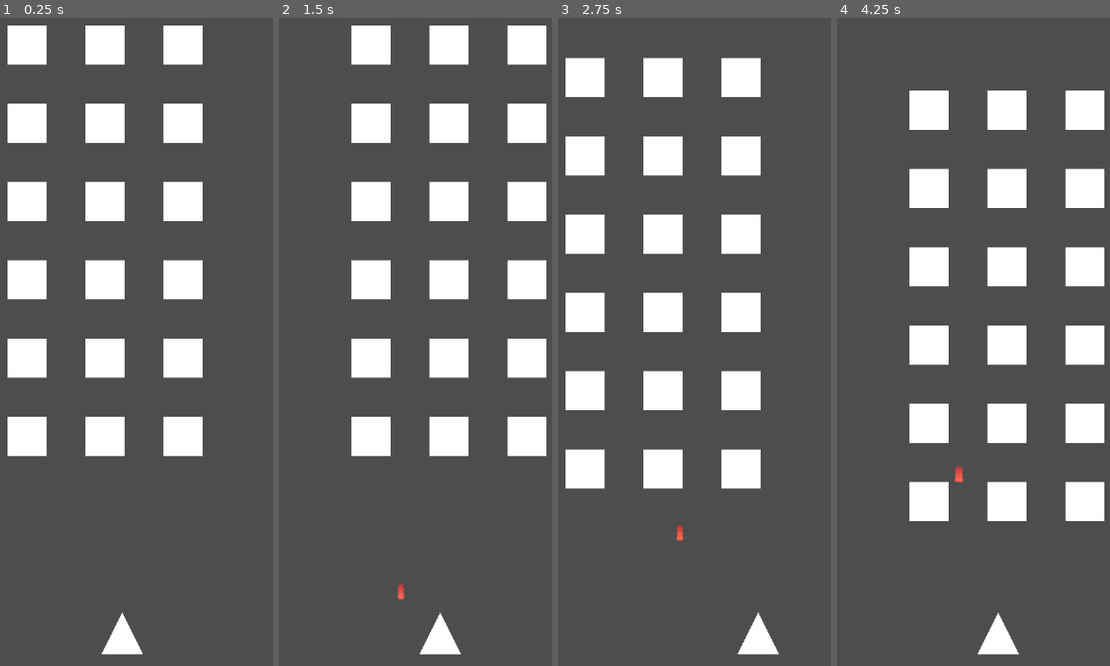
Above: before the commit, frames 1-4 (left to right).
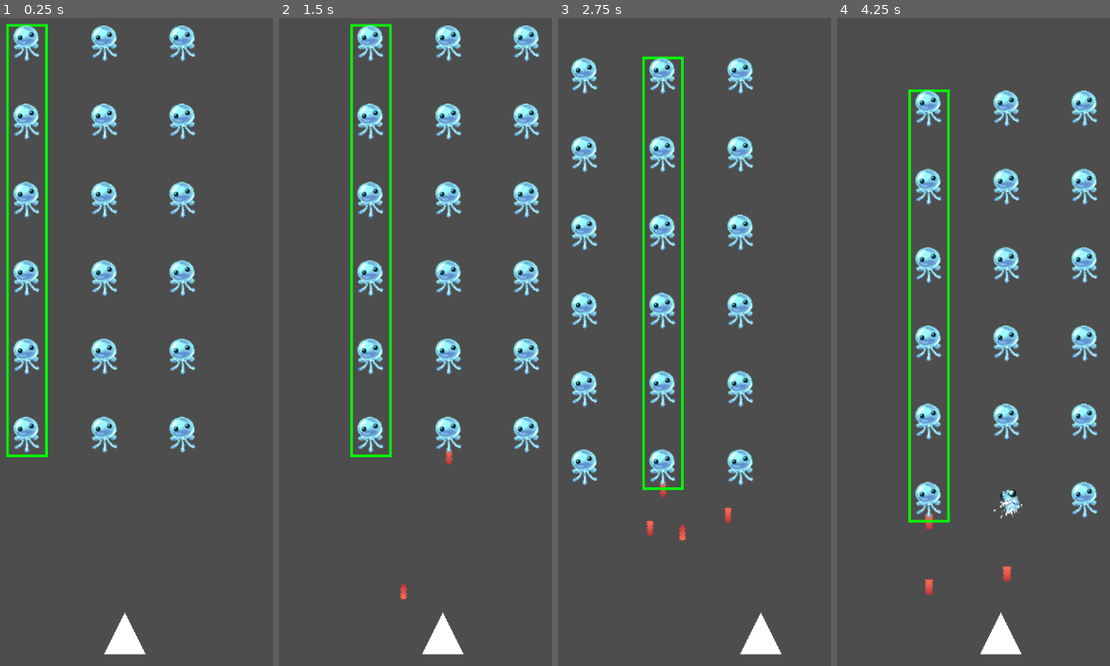
Above: after the commit, the same moments.

Repository: ElectricMolasses/CuteSpaceInvadersAssailedByBelligerentMan
Game: Godot game, scene res://cute_space_invaders_assailed_by_belligerent_man.tscn
Two runs of this game, one before a commit and one after it. Both use one fixed random seed, a clock stepped at 60 frames per second and the inputs below. Before the commit the project has no main scene; this scene is started directly in both runs.
Inputs:
- Up to frame 1 (0.25 s): no input
- Up to frame 2 (1.5 s): hold D (RIGHT) 0.53-1.28 s; tap Space (TRIGGER) at 0.6, 1.35 s; hold A (LEFT) from 1.28 s (still down)
- Up to frame 3 (2.75 s): release A (LEFT) at 2.03 s; hold D (RIGHT) from 2.03 s (still down); tap Space (TRIGGER) at 2.1 s
- Up to frame 4 (4.25 s): tap Space (TRIGGER) at 2.85, 3.6 s; release D (RIGHT) at 3.53 s; hold A (LEFT) from 3.53 s (still down)

The runs differ from the first frame. In frame 1, 17% of the frame differs, in the area x 2-75%, y 0-99%; in frame 2, 17%; in frame 3, 17%; in frame 4, 17%, in the area x 26-98%, y 11-99%.

Commit message:
HAHAHAHA

Diff:
--- a/project.godot
+++ b/project.godot
@@ -11,6 +11,7 @@
 [application]
 
 config/name="FlipTheScript"
+run/main_scene="uid://h4vfmmy2ofj3"
 config/features=PackedStringArray("4.4", "GL Compatibility")
 config/icon="res://icon.svg"
 
@@ -18,6 +19,7 @@
 
 Clock="*res://src/entities/game/clock/clock.tscn"
 ProjectileManager="*res://src/entities/projectiles/manager/projectile_manager.tscn"
+AudioManager="*res://src/audio/audio_manager.tscn"
 
 [display]
 
--- /dev/null
+++ b/src/audio/audio_manager.gd
@@ -0,0 +1,53 @@
+extends Node2D
+
+enum Clip {
+	JELLY_DEATH,
+}
+
+var audio_sources: Dictionary[Clip, Array] = {
+	Clip.JELLY_DEATH: [
+		"res://assets/audio/Invader_Death/01 Poly Grid.wav",
+		"res://assets/audio/Invader_Death/02 Poly Grid.wav",
+		"res://assets/audio/Invader_Death/03 Poly Grid.wav",
+		"res://assets/audio/Invader_Death/04 Poly Grid.wav",
+		"res://assets/audio/Invader_Death/05 Poly Grid.wav",
+		"res://assets/audio/Invader_Death/06 Poly Grid.wav",
+		"res://assets/audio/Invader_Death/07 Poly Grid.wav",
+		"res://assets/audio/Invader_Death/08 Poly Grid.wav",
+		"res://assets/audio/Invader_Death/09 Poly Grid.wav",
+		"res://assets/audio/Invader_Death/10 Poly Grid.wav",
+	],
+}
+
+var audio_clips: Dictionary[Clip, Array] = {}
+var audio_streams: Array[AudioStreamPlayer] = []
+
+func _ready() -> void:
+	for key in audio_sources.keys():
+		audio_clips[key] = []
+		for source in audio_sources[key]:
+			audio_clips[key].push_back(
+				ResourceLoader.load(source) as AudioStream
+			)
+
+func _process(_delta: float) -> void:
+	var streams_to_cull: Array[int]
+
+	for i in len(audio_streams):
+		if !audio_streams[i].playing:
+			streams_to_cull.push_front(i)
+
+	for idx in streams_to_cull:
+		audio_streams[idx].queue_free()
+		audio_streams.remove_at(idx)
+
+func play_clip(clip: Clip):
+	match clip:
+		Clip.JELLY_DEATH:
+			var stream := AudioStreamPlayer.new()
+			add_child(stream)
+			var clip_idx = randi() % len(audio_clips[clip])
+			stream.stream = audio_clips[clip][clip_idx]
+			stream.volume_db = -30.0
+			stream.play()
+			audio_streams.push_back(stream)
--- /dev/null
+++ b/src/audio/audio_manager.tscn
@@ -0,0 +1,6 @@
+[gd_scene load_steps=2 format=3 uid="uid://bu73rh36grqeu"]
+
+[ext_resource type="Script" uid="uid://pog7q8dt2vtx" path="res://src/audio/audio_manager.gd" id="1_58h42"]
+
+[node name="AudioManager" type="Node2D"]
+script = ExtResource("1_58h42")
--- a/src/entities/belligerent_man/enemy.tscn
+++ b/src/entities/belligerent_man/enemy.tscn
@@ -1,11 +1,14 @@
-[gd_scene load_steps=5 format=3 uid="uid://c0a286k6e0j88"]
+[gd_scene load_steps=6 format=3 uid="uid://c0a286k6e0j88"]
 
 [ext_resource type="Script" uid="uid://b1060r1gyg7c4" path="res://src/entities/belligerent_man/enemy.gd" id="1_wbyf0"]
 [ext_resource type="Script" uid="uid://c8kfkqfaw0ef6" path="res://src/entities/belligerent_man/placeholder_graphics/triangle.gd" id="2_1eash"]
 [ext_resource type="PackedScene" uid="uid://bpnw1lobw4hy3" path="res://src/entities/projectiles/spawner/projectile_spawner.tscn" id="3_qvd56"]
 [ext_resource type="PackedScene" uid="uid://xc510j817jtx" path="res://src/entities/projectiles/projectile_a/projectile_a.tscn" id="4_u4x4t"]
 
-[node name="Enemy" type="Node2D"]
+[sub_resource type="ConvexPolygonShape2D" id="ConvexPolygonShape2D_u4x4t"]
+points = PackedVector2Array(-14, 0, 0, -33, 13, 0)
+
+[node name="Enemy" type="Area2D"]
 script = ExtResource("1_wbyf0")
 
 [node name="Sprite2D" type="Sprite2D" parent="."]
@@ -15,3 +18,6 @@
 position = Vector2(0, -33)
 projectile = ExtResource("4_u4x4t")
 type = 0
+
+[node name="CollisionShape2D" type="CollisionShape2D" parent="."]
+shape = SubResource("ConvexPolygonShape2D_u4x4t")
--- a/src/entities/invaders/invader/invader.gd
+++ b/src/entities/invaders/invader/invader.gd
@@ -33,8 +33,16 @@
 var current_direction: Direction = start_direction
 var current_frame_time: float = 0.0
 
-var sprite: Sprite2D = null
-var visual_width: float = 0.0
+var sprite: AnimatedSprite2D = null
+var visual_width: float = 50
+
+var collider: Area2D
+
+var projectile_spawner: ProjectileSpawner
+
+var is_dying: bool = false
+var death_clock_limit: float = 0.6
+var death_clock: float = 0.0
 
 ## A rectangle used to visually define the bounding box for the
 ##  invaders vertical movement.
@@ -47,8 +55,11 @@
 	strafe_right_x = self.position.x + strafe_box.size.x
 
 	self.sprite = $Sprite
-	self.visual_width = self.sprite.texture.get_size().x
-	self.visual_width *= self.sprite.scale.x
+	self.sprite.play("default")
+
+	self.collider = $Area2D
+
+	self.projectile_spawner = $ProjectileSpawner
 
 	# Place the invader in the correct location of its box. Assume
 	#  that the editor placement of the invader represents the left
@@ -60,8 +71,13 @@
 		Position.RIGHT:
 			position.x += strafe_box.size.x - self.visual_width
 
-func _physics_process(delta: float) -> void:
-	pass
+func _process(delta: float) -> void:
+	if !is_dying:
+		return
+
+	death_clock += delta
+	if death_clock >= death_clock_limit + 0.2:
+		queue_free()
 
 func tick() -> void:
 	self.handle_movement()
@@ -81,3 +97,12 @@
 		self.current_direction = Direction.RIGHT
 	else:
 		self.position = new_position
+
+func fire() -> void:
+	projectile_spawner.spawn_invader_projectile(self.position + get_parent().position)
+
+func kill() -> void:
+	AudioManager.play_clip(AudioManager.Clip.JELLY_DEATH)
+	self.sprite.play("death_oopsie")
+	self.is_dying = true
+	self.collider.queue_free()
--- a/src/entities/invaders/invader/invader.tscn
+++ b/src/entities/invaders/invader/invader.tscn
@@ -1,25 +1,76 @@
-[gd_scene load_steps=6 format=3 uid="uid://ed21rpoloa1k"]
+[gd_scene load_steps=14 format=3 uid="uid://ed21rpoloa1k"]
 
 [ext_resource type="Script" uid="uid://r232l55mo8v4" path="res://src/entities/invaders/invader/invader.gd" id="1_qk5c4"]
+[ext_resource type="Texture2D" uid="uid://ygcage3gix86" path="res://assets/sprites/invaders/00.png" id="2_0qomf"]
+[ext_resource type="Texture2D" uid="uid://t38pgg6v62hs" path="res://assets/sprites/invaders/death/01.png" id="2_nuu0a"]
 [ext_resource type="PackedScene" uid="uid://bpnw1lobw4hy3" path="res://src/entities/projectiles/spawner/projectile_spawner.tscn" id="2_qlxgp"]
-[ext_resource type="PackedScene" uid="uid://xc510j817jtx" path="res://src/entities/projectiles/projectile_a/projectile_a.tscn" id="3_att1v"]
+[ext_resource type="Texture2D" uid="uid://b52ge6wa8iyng" path="res://assets/sprites/invaders/01.png" id="3_5v4fd"]
+[ext_resource type="PackedScene" uid="uid://dk2tuh15javie" path="res://src/entities/projectiles/projectile_b/projectile_b.tscn" id="3_att1v"]
+[ext_resource type="Texture2D" uid="uid://bpi1owjnyc20p" path="res://assets/sprites/invaders/death/02.png" id="3_f38py"]
+[ext_resource type="Texture2D" uid="uid://byj5ua7grfkr3" path="res://assets/sprites/invaders/02.png" id="4_ru3xb"]
+[ext_resource type="Texture2D" uid="uid://bgfev4dhpie8k" path="res://assets/sprites/invaders/death/03.png" id="4_sbkfa"]
+[ext_resource type="Texture2D" uid="uid://5cygdkc08l8b" path="res://assets/sprites/invaders/death/04.png" id="5_cx8gj"]
+[ext_resource type="Texture2D" uid="uid://d2pbm6j37r0mb" path="res://assets/sprites/invaders/death/05.png" id="6_8bwhp"]
 
-[sub_resource type="CanvasTexture" id="CanvasTexture_2qjh8"]
+[sub_resource type="SpriteFrames" id="SpriteFrames_amkqg"]
+animations = [{
+"frames": [{
+"duration": 1.0,
+"texture": ExtResource("2_nuu0a")
+}, {
+"duration": 1.0,
+"texture": ExtResource("3_f38py")
+}, {
+"duration": 1.0,
+"texture": ExtResource("4_sbkfa")
+}, {
+"duration": 1.0,
+"texture": ExtResource("5_cx8gj")
+}, {
+"duration": 1.0,
+"texture": ExtResource("6_8bwhp")
+}],
+"loop": false,
+"name": &"death_oopsie",
+"speed": 9.0
+}, {
+"frames": [{
+"duration": 1.0,
+"texture": ExtResource("2_0qomf")
+}, {
+"duration": 1.0,
+"texture": ExtResource("3_5v4fd")
+}, {
+"duration": 1.0,
+"texture": ExtResource("4_ru3xb")
+}, {
+"duration": 1.0,
+"texture": ExtResource("3_5v4fd")
+}],
+"loop": true,
+"name": &"default",
+"speed": 5.0
+}]
 
 [sub_resource type="RectangleShape2D" id="RectangleShape2D_qk5c4"]
+size = Vector2(13, 14.6667)
 
 [node name="Invader" type="Node2D"]
 script = ExtResource("1_qk5c4")
 
-[node name="Sprite" type="Sprite2D" parent="."]
+[node name="Sprite" type="AnimatedSprite2D" parent="."]
 position = Vector2(30, 30)
-scale = Vector2(60, 60)
-texture = SubResource("CanvasTexture_2qjh8")
+scale = Vector2(1.165, 1.165)
+sprite_frames = SubResource("SpriteFrames_amkqg")
+animation = &"death_oopsie"
+frame = 1
+frame_progress = 0.404148
 
 [node name="Area2D" type="Area2D" parent="."]
 position = Vector2(30, 30)
 
 [node name="CollisionShape2D" type="CollisionShape2D" parent="Area2D"]
+position = Vector2(-1.5, -6)
 scale = Vector2(3, 3)
 shape = SubResource("RectangleShape2D_qk5c4")
 
--- /dev/null
+++ b/src/entities/invaders/invader/invader_sound_effects.gd
@@ -0,0 +1,7 @@
+extends AudioStreamPlayer
+
+@export var loop_times: Array[Vector2] = []
+
+
+func play_death() -> void:
+	pass
--- a/src/entities/invaders/invaders_controller/invader_controller.gd
+++ b/src/entities/invaders/invaders_controller/invader_controller.gd
@@ -1 +1,12 @@
 extends Node2D
+
+
+@export var invaders_manager: InvaderManager
+
+func _process(delta: float) -> void:
+	if Input.is_action_just_pressed("LEFT"):
+		invaders_manager.selection_to_left()
+	if Input.is_action_just_pressed("RIGHT"):
+		invaders_manager.selection_to_right()
+	if Input.is_action_just_pressed("TRIGGER"):
+		invaders_manager.flag_fire()
--- a/src/entities/invaders/invaders_manager/invaders_manager.gd
+++ b/src/entities/invaders/invaders_manager/invaders_manager.gd
@@ -27,18 +27,29 @@
 ## The Invader scene that the manager should load
 ##  to generate Invader instances from
 @export var invader_scene: PackedScene
+var selector_handler: InvaderSelector
 
 var invaders: Array[Invader] = []
+
+var selected_column: int = 0
+
+## Variable to track whether an invader has been selected to fire,
+##  and if so, which one.
+var fire_next_frame: int = -1
 
 
 func _ready() -> void:
 	self.create_invaders()
+	self.selector_handler = $InvaderSelector
+	self.selector_handler.start = self.position
+	self.selector_handler.show_rect = true
+	self.selector_handler.row_width = invader_width
+	self.selector_handler.row_idx_offset = invader_width + column_gap
+	self.selector_handler.strafe_speed = 50
+	Clock.subscribe(self)
 
-func _physics_process(delta: float) -> void:
-	self.current_frame_time += delta
-	if self.current_frame_time >= self.frame_length:
-		self.current_frame_time -= self.frame_length
-		self.tick()
+func _process(_delta: float) -> void:
+	self.selector_handler.selected_column = self.selected_column
 
 func create_invaders() -> void:
 	var current_position: Vector2 = self.position
@@ -57,5 +68,38 @@
 		current_position.y += invader_height + row_gap
 
 func tick() -> void:
-	for invader in self.invaders:
-		invader.tick()
+	for i in len(self.invaders):
+		if self.invaders[i]:
+			self.invaders[i].tick()
+
+	if fire_next_frame != -1:
+		# Get applicable invaders to fire
+		var applicable_invaders: Array[Invader] = []
+		for i in range(selected_column, len(invaders), columns):
+			applicable_invaders.push_front(invaders[i])
+
+		for invader in applicable_invaders:
+			if invader:
+				invader.fire()
+				break
+
+		fire_next_frame = -1
+
+
+func get_selection() -> int:
+	return self.selected_column
+
+func selection_to_right() -> int:
+	self.selected_column += 1
+	self.selected_column = min(selected_column, columns-1)
+
+	return self.selected_column
+
+func selection_to_left() -> int:
+	self.selected_column -= 1
+	self.selected_column = max(selected_column, 0)
+
+	return self.selected_column
+
+func flag_fire() -> void:
+	self.fire_next_frame = self.selected_column
--- a/src/entities/invaders/invaders_manager/invaders_manager.tscn
+++ b/src/entities/invaders/invaders_manager/invaders_manager.tscn
@@ -1,8 +1,11 @@
-[gd_scene load_steps=3 format=3 uid="uid://y5218lan7bi1"]
+[gd_scene load_steps=4 format=3 uid="uid://y5218lan7bi1"]
 
 [ext_resource type="Script" uid="uid://c4dg8mfeh54kd" path="res://src/entities/invaders/invaders_manager/invaders_manager.gd" id="1_2k0lh"]
 [ext_resource type="PackedScene" uid="uid://ed21rpoloa1k" path="res://src/entities/invaders/invader/invader.tscn" id="2_craux"]
+[ext_resource type="PackedScene" uid="uid://7w4uwvtgfb0e" path="res://src/entities/invaders/invaders_manager/selector/invader_selector.tscn" id="3_gpb60"]
 
 [node name="InvadersManager" type="Node2D"]
 script = ExtResource("1_2k0lh")
 invader_scene = ExtResource("2_craux")
+
+[node name="InvaderSelector" parent="." instance=ExtResource("3_gpb60")]
--- /dev/null
+++ b/src/entities/invaders/invaders_manager/selector/invader_selector.gd
@@ -0,0 +1,65 @@
+@tool
+class_name InvaderSelector
+extends Node2D
+
+enum Direction {
+	LEFT,
+	RIGHT
+}
+
+var start: Vector2 = Vector2(0, 0)
+
+var row_width: float = 0
+var row_idx_offset: float = 0
+
+var strafe_speed: float = 50
+var strafe_steps: int = 2
+var current_step: int = 0
+var current_direction: Direction = Direction.RIGHT
+var drop_speed: float = 50
+
+var selected_column: int = 0
+
+var show_rect: bool = false
+
+func _ready() -> void:
+	Clock.subscribe(self)
+
+func _process(_delta: float) -> void:
+	if !self.show_rect:
+		return
+
+	# If I'm not too lazy I should check for changes before calling this.
+	queue_redraw()
+
+func _draw() -> void:
+	var rect := Rect2(
+		Vector2(start.x + self.selected_column * row_idx_offset,
+				start.y),
+		Vector2(row_width, 660),
+	)
+	draw_rect(rect, Color(0, 1, 0, 1.0), false, 4.0)
+
+func tick() -> void:
+	if self.current_direction == Direction.RIGHT and current_step >= strafe_steps:
+		self.current_direction = Direction.LEFT
+		start.y += drop_speed
+		return
+	if self.current_direction == Direction.LEFT and current_step <= 0:
+		self.current_direction = Direction.RIGHT
+		start.y += drop_speed
+		return
+
+	match current_direction:
+		Direction.RIGHT:
+			current_step += 1
+			start.x += strafe_speed
+		Direction.LEFT:
+			current_step -= 1
+			start.x -= strafe_speed
+
+func set_show_rect() -> void:
+	self.show_rect = true
+
+func set_hide_rect() -> void:
+	self.show_rect = false
--- /dev/null
+++ b/src/entities/invaders/invaders_manager/selector/invader_selector.tscn
@@ -0,0 +1,6 @@
+[gd_scene load_steps=2 format=3 uid="uid://7w4uwvtgfb0e"]
+
+[ext_resource type="Script" uid="uid://crh288mi8pfvr" path="res://src/entities/invaders/invaders_manager/selector/invader_selector.gd" id="1_k2qqc"]
+
+[node name="InvaderSelector" type="Node2D"]
+script = ExtResource("1_k2qqc")
--- a/src/entities/projectiles/manager/projectile_manager.gd
+++ b/src/entities/projectiles/manager/projectile_manager.gd
@@ -7,8 +7,15 @@
 	Clock.subscribe(self)
 
 func tick() -> void:
-	for projectile in projectiles:
-		projectile.tick()
+	var idxs_to_remove: Array[int] = []
+	for i in len(projectiles):
+		if projectiles[i]:
+			projectiles[i].tick()
+		else:
+			idxs_to_remove.push_front(i)
+
+	for idx in idxs_to_remove:
+		projectiles.remove_at(idx)
 
 func spawn_enemy_projectile(
 	spawn_position: Vector2,
@@ -27,5 +34,6 @@
 	var projectile: Projectile = projectile_scene.instantiate()
 	projectile.position = spawn_position
 	projectile.direction = projectile.Direction.DOWN
+	projectile.rotation = deg_to_rad(180)
 	add_child(projectile)
 	projectiles.push_back(projectile)
--- a/src/entities/projectiles/projectile_a/projectile_a.gd
+++ b/src/entities/projectiles/projectile_a/projectile_a.gd
@@ -19,6 +19,8 @@
 
 	set_size(30, 30)
 
+	connect("area_entered", _area_entered)
+
 	match direction:
 		Direction.UP:
 			self.velocity = self.velocity * -1
@@ -31,3 +33,17 @@
 
 func tick() -> void:
 	self.position += self.velocity
+
+func _area_entered(body: Node):
+	if body is Projectile:
+		queue_free()
+	if body.get_parent() is Invader:
+		if self.direction == Direction.DOWN:
+			return
+		body.get_parent().kill()
+		queue_free()
+	if body is BelligerentMan:
+		if self.direction == Direction.UP:
+			return
+		body.queue_free()
+		queue_free()
--- /dev/null
+++ b/src/entities/projectiles/projectile_b/projectile_b.tscn
@@ -0,0 +1,16 @@
+[gd_scene load_steps=4 format=3 uid="uid://dk2tuh15javie"]
+
+[ext_resource type="Script" uid="uid://b6ad1py22ygwb" path="res://src/entities/projectiles/projectile_a/projectile_a.gd" id="1_mhqme"]
+[ext_resource type="Material" uid="uid://23wgm0qbqpg0" path="res://src/shaders/projectile_a.tres" id="2_nm7ow"]
+
+[sub_resource type="CircleShape2D" id="CircleShape2D_rw1gv"]
+
+[node name="ProjectileB" type="Area2D"]
+script = ExtResource("1_mhqme")
+direction = 1
+
+[node name="CollisionShape2D" type="CollisionShape2D" parent="."]
+shape = SubResource("CircleShape2D_rw1gv")
+
+[node name="Sprite" type="Sprite2D" parent="."]
+material = ExtResource("2_nm7ow")
--- a/src/game_root.tscn
+++ b/src/game_root.tscn
@@ -2,7 +2,7 @@
 
 [ext_resource type="PackedScene" uid="uid://y5218lan7bi1" path="res://src/entities/invaders/invaders_manager/invaders_manager.tscn" id="1_65u1q"]
 [ext_resource type="PackedScene" uid="uid://c0a286k6e0j88" path="res://src/entities/belligerent_man/enemy.tscn" id="2_g3w2m"]
-[ext_resource type="PackedScene" uid="uid://ed21rpoloa1k" path="res://src/entities/invaders/invader/invader.tscn" id="2_qklge"]
+[ext_resource type="PackedScene" uid="uid://cy6hdyaq47fhj" path="res://src/entities/invaders/invaders_controller/invader_controller.tscn" id="2_qklge"]
 [ext_resource type="PackedScene" uid="uid://k6ci0gxep84e" path="res://src/ai/enemy/enemy_controller.tscn" id="3_qklge"]
 
 [node name="GameRoot" type="Node2D"]
@@ -11,10 +11,13 @@
 position = Vector2(70, 85)
 columns = 3
 rows = 6
-invader_scene = ExtResource("2_qklge")
+
+[node name="InvaderController" parent="InvadersManager" node_paths=PackedStringArray("invaders_manager") instance=ExtResource("2_qklge")]
+invaders_manager = NodePath("..")
 
 [node name="Enemy" parent="." instance=ExtResource("2_g3w2m")]
-position = Vector2(316, 1102)
+position = Vector2(320, 1102)
 
-[node name="EnemyController" parent="." node_paths=PackedStringArray("puppet") instance=ExtResource("3_qklge")]
-puppet = NodePath("../Enemy")
+[node name="EnemyController" parent="Enemy" node_paths=PackedStringArray("puppet") instance=ExtResource("3_qklge")]
+position = Vector2(-316, -1102)
+puppet = NodePath("..")
Not shown, added: assets/audio/Invader_Death/01 Poly Grid.wav.import
Not shown, added: assets/audio/Invader_Death/02 Poly Grid.wav.import
Not shown, added: assets/audio/Invader_Death/03 Poly Grid.wav.import
Not shown, added: assets/audio/Invader_Death/04 Poly Grid.wav.import
Not shown, added: assets/audio/Invader_Death/05 Poly Grid.wav.import
Not shown, added: assets/audio/Invader_Death/06 Poly Grid.wav.import
Not shown, added: assets/audio/Invader_Death/07 Poly Grid.wav.import
Not shown, added: assets/audio/Invader_Death/08 Poly Grid.wav.import
Not shown, added: assets/audio/Invader_Death/09 Poly Grid.wav.import
Not shown, added: assets/audio/Invader_Death/10 Poly Grid.wav.import
Binary file added: assets/sprites/invaders/00.png
Not shown, added: assets/sprites/invaders/00.png.import
(and 28 more such lines)
